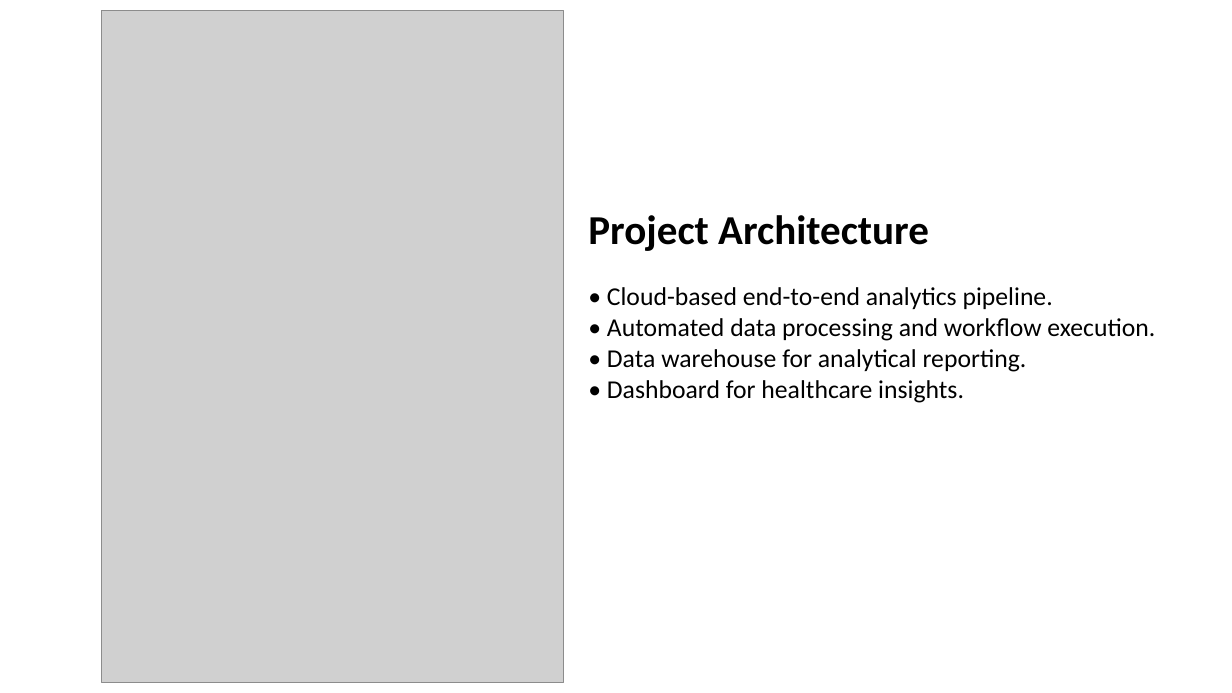
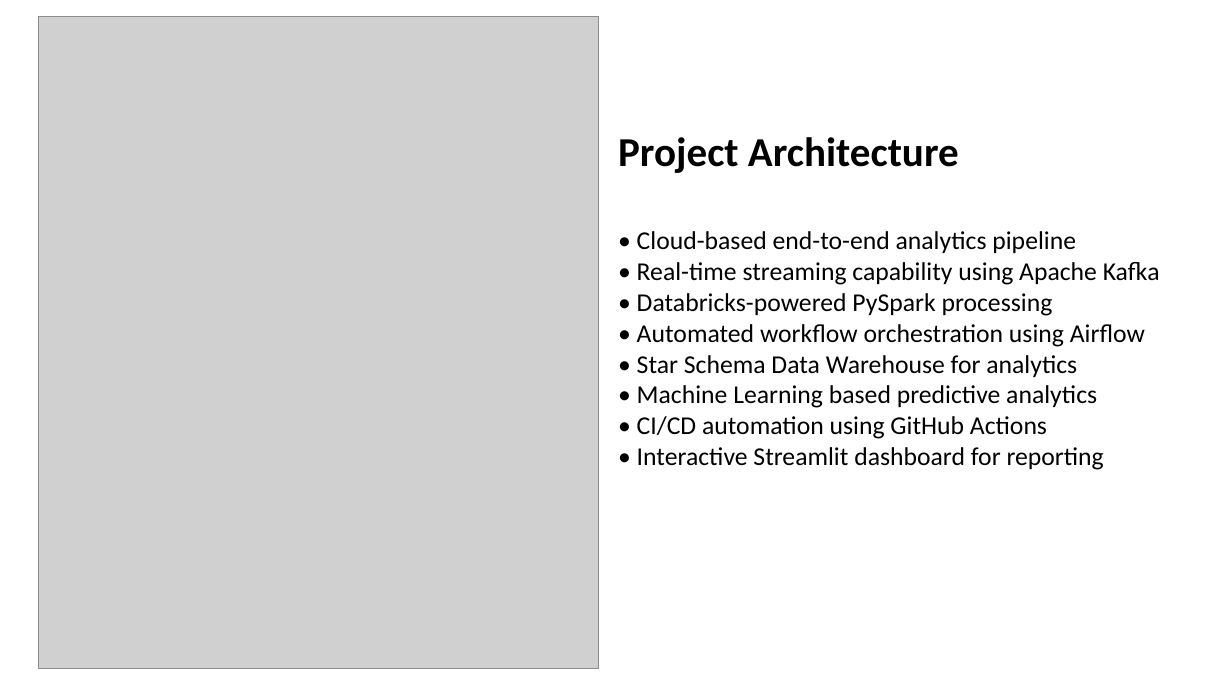
Before and after one commit to arpit-systems/healthcare-analytics-pipeline, a slide deck: slide 3 of docs/docs/PGDDE_Capstone_Healthcare_Analytics_Pipeline_IITJ.pptx. Drawn at 1232x693 pixels with LibreOffice and Linux fonts; fonts in the diff are those of the drawing; grey boxes stand for pictures. Boxes give left, top, right and bottom in pixels: in the first picture for what was removed or moved away, otherwise in the second. Text is boxed around its words. In the diff, an @@ line names an element or a change of style, - is before the commit and + after.

Commit message:
Update final report and presentation documents
Replaced documentation files with the latest versions of the final project report and presentation.

```diff
--- a/docs/docs/PGDDE_Capstone_Healthcare_Analytics_Pipeline_IITJ.pptx
+++ b/docs/docs/PGDDE_Capstone_Healthcare_Analytics_Pipeline_IITJ.pptx
@@ picture: place and size @@
-picture at (102,10,564,682)
+picture at (39,17,599,668)
@@ text "Project Architecture": place and size @@
-text "Project Architecture" at (588,215,1155,403)
+text "Project Architecture" at (618,137,1160,470)
@@ text at (637,231,1160,470): text changed @@
-• Cloud-based end-to-end analytics pipeline.
-• Automated data processing and workflow execution.
-• Data warehouse for analytical reporting.
-• Dashboard for healthcare insights.
+• Cloud-based end-to-end analytics pipeline
+• Real-time streaming capability using Apache Kafka
+• Databricks-powered PySpark processing
+• Automated workflow orchestration using Airflow
+• Star Schema Data Warehouse for analytics
+• Machine Learning based predictive analytics
+• CI/CD automation using GitHub Actions
+• Interactive Streamlit dashboard for reporting
```
Also in this commit, not shown: 8 other slides changed, 3 slides added, 1 other file.
